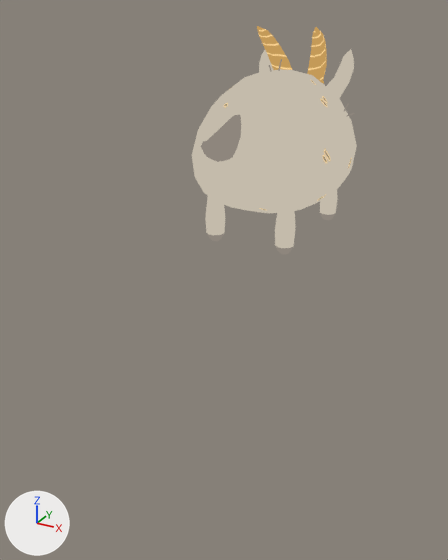
Before and after pictures for a commit that changed the glTF model godot/assets/models/battle/summons/FatGoat.glb.
The view is the same before and after, from a camera (50 mm lens) standing at (0.192, -0.418, 0.163) and looking at (-0.014, -0.043, -0.025). Lighting does not change. The marker at lower left points along +X, +Y and +Z. The older version comes first. Both versions are drawn at frame 0 of the action 'Goat_Intro'; the numbers are the values there. Vertices at exactly the same position are counted once.

The scene before the commit, as lines of its bpy script (objects in view):
```python
me_goat = bpy.data.meshes.new('Goat')
me_goat.from_pydata(...)  # 904 vertices, 1674 faces; spans x -1.09..1.09, y 0.01..3.01, z -2.2..1.91
me_goat.materials.append(mat_goat)
ob_goat = bpy.data.objects.new('Goat', me_goat)
ob_goat.parent = ob_fatgoat
ob_goat.location = (0.0, 0.0, 0.0)
ob_goat.rotation_euler = (1.571, 0.0, 0.0)  # degrees (90, 0, 0)
```
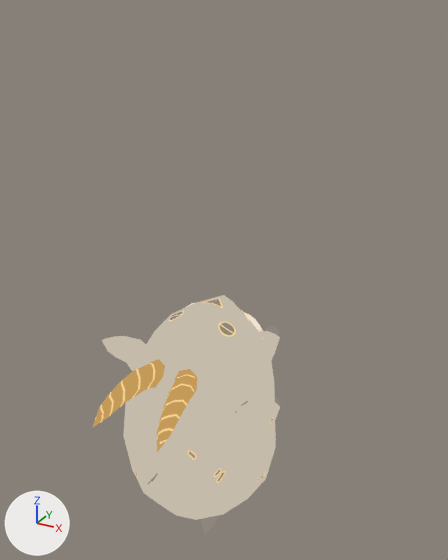
Location of each change, (x1, y1, x2, y2) in pixels of the pictures (448 x 560 px; the box of a moved part takes in the faces that stretch with it):
'Goat', reshaped, rescaled, moved, turned
    before: (192, 26, 357, 254)
    after: (92, 295, 280, 534)
part 1 of me_goat, moved or reshaped (not visible before)
    after: (243, 312, 264, 340)
part 2 of me_goat, moved or reshaped (mostly hidden afterwards)
    before: (275, 208, 296, 254)
    after: (275, 397, 280, 420)
part 3 of me_goat, moved or reshaped
    before: (320, 190, 337, 220)
    after: (264, 326, 280, 360)
part 4 of me_goat, moved or reshaped (not visible afterwards)
    before: (205, 195, 225, 241)
part 5 of me_goat, moved or reshaped
    before: (316, 78, 324, 83)
    after: (175, 369, 197, 398)
part 6 of me_goat, moved or reshaped (not visible before)
    after: (149, 359, 165, 388)
part 7 of me_goat, moved or reshaped
    before: (257, 26, 292, 70)
    after: (92, 361, 163, 428)
part 8 of me_goat, moved or reshaped
    before: (192, 27, 357, 213)
    after: (102, 295, 276, 522)

The change, as a diff of the scene's bpy script:
```diff
--- a/godot/assets/models/battle/summons/FatGoat.glb.py
+++ b/godot/assets/models/battle/summons/FatGoat.glb.py
@@ me_goat @@
 # used by ob_goat; parent = ob_fatgoat; location = (0.0, 0.0, 0.0); rotation_euler = (1.571, 0.0, 0.0), in degrees (90, 0, 0)
-me_goat.from_pydata(...)  # 904 vertices, 1674 faces; spans x -1.09..1.09, y 0.01..3.01, z -2.2..1.91
+me_goat.from_pydata(...)  # 904 vertices, 1674 faces; spans x -1.08..1.1, y -3.83..-0.69, z -4.41..-0.43
+# me_goat part 1: the loose piece of 25 vertices spanning x 0.22..0.68, y 0.83..1.19, z -2.04..-1.63 is turned 154.9 degrees about the x axis through its middle, then moved by (0.01, -2.42, 0.99)
+# me_goat part 2: the loose piece of 72 vertices spanning x 0.42..0.72, y 0.01..0.85, z 0.47..0.76 is turned -154.8 degrees about the x axis through its middle, then moved by (-0.01, -1.52, -3.22)
+# me_goat part 3: the loose piece of 72 vertices spanning x 0.42..0.72, y 0.01..0.85, z -1.3..-1.02 is turned -140.9 degrees about the x axis through its middle, then moved by (0.01, -1.65, -0.17)
+# me_goat part 4: the loose piece of 72 vertices spanning x -0.71..-0.41, y 0.01..0.85, z 0.47..0.76 is turned -154.8 degrees about the x axis through its middle, then moved by (-0.01, -1.53, -3.21)
+# me_goat part 5: the loose piece of 48 vertices spanning x 0.08..0.39, y 2.17..2.3, z -1.27..-0.9 is turned 155.6 degrees about the x axis through its middle, then moved by (0.02, -5.08, 0.06)
+# me_goat part 6: the loose piece of 48 vertices spanning x -0.39..-0.08, y 2.17..2.3, z -1.27..-0.9 is turned 155.6 degrees about the x axis through its middle, then moved by (0.02, -5.08, 0.06)
+# me_goat part 7: the loose piece of 41 vertices spanning x -0.5..-0.1, y 2.19..3.01, z -1.25..-0.43 is turned 155.6 degrees about the x axis through its middle, then moved by (0.03, -5.88, -0.25)
+# me_goat part 8: 365 of 904 vertices moved; they spanned x -1.09..1.09, y 0.46..3.01, z -2.2..1.91 and now span x -1.08..1.1, y -3.82..-1.19, z -4.41..-0.43; mean shift (0.01, -4.05, -1.23); largest move (0.0, 1.78, 1.91) -> (-0.01, -2.0, -4.41)
+# other edits to the shape of me_goat do not show in these pictures
 me_goat.materials.append(mat_goat)
@@ ob_goat @@
 ob_goat = bpy.data.objects.new('Goat', me_goat)
-ob_goat.parent = ob_fatgoat
 ob_goat.location = (0.0, 0.0, 0.0)
-ob_goat.rotation_euler = (1.571, 0.0, 0.0)  # degrees (90, 0, 0)
+ob_goat.scale = (0.05, 0.05, 0.05)
```
